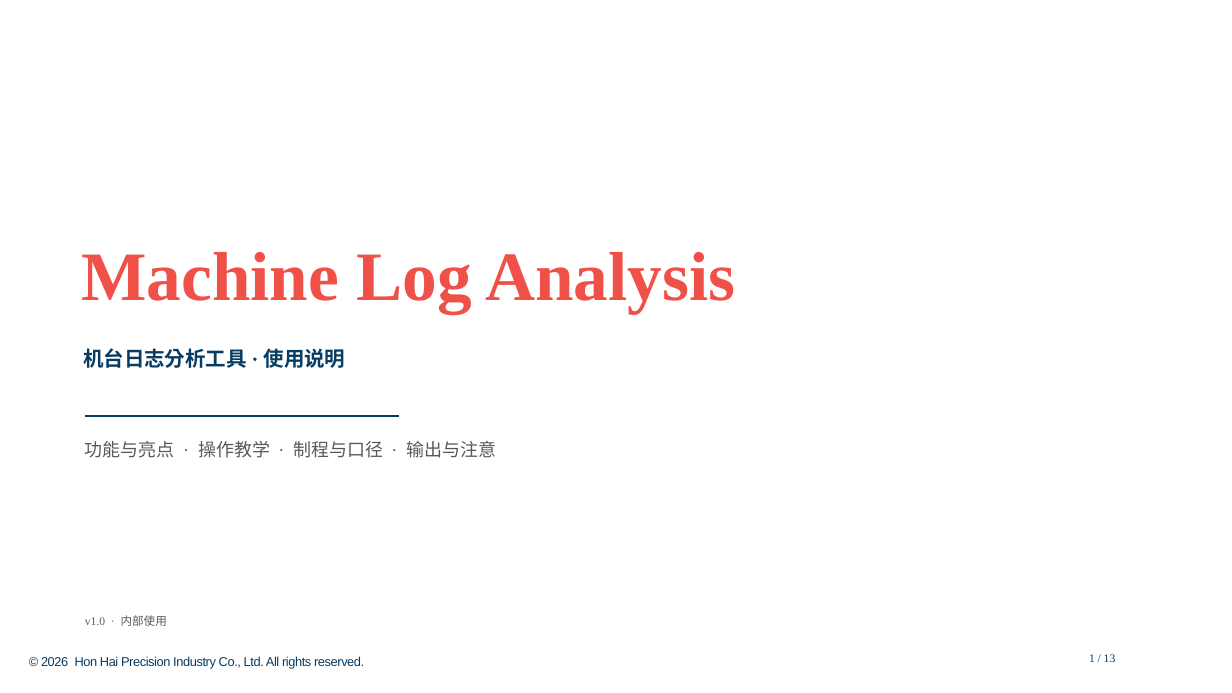
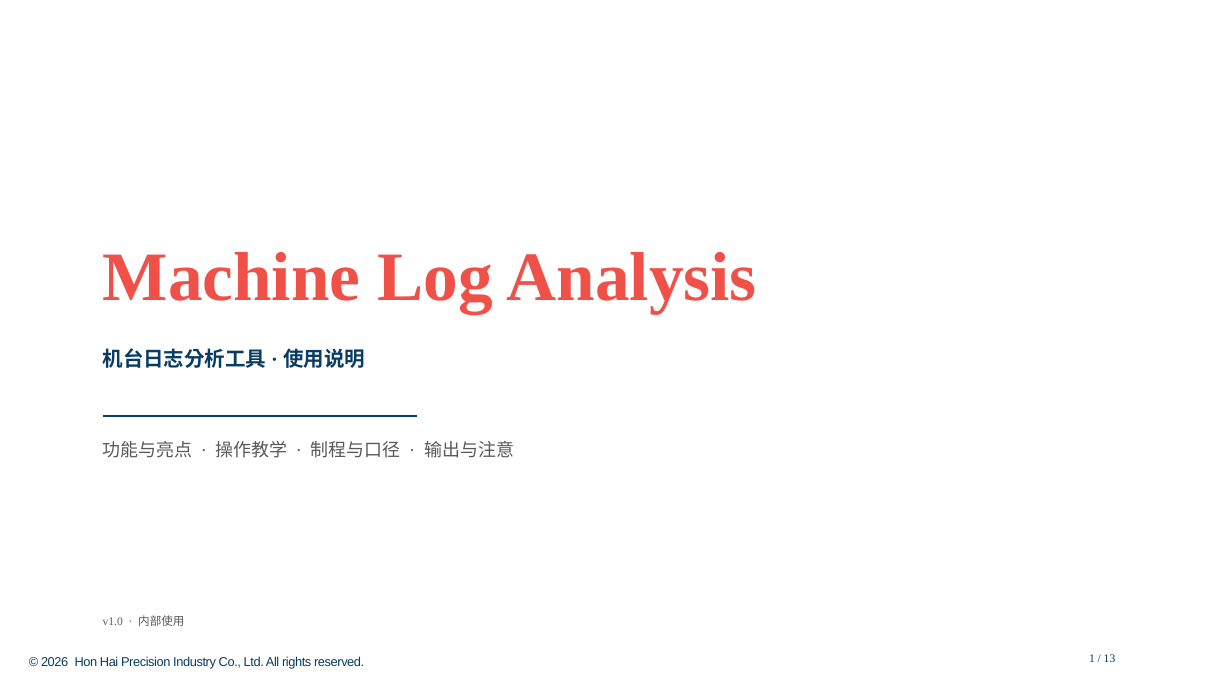
Before and after one commit to Longtianhong88888/MC_LogAnalysis, a slide deck: slide 1 of docs/usage_deck/final/機台log分析使用說明書.pptx. Drawn at 1232x693 pixels with LibreOffice and Linux fonts; fonts in the diff are those of the drawing; background and template pictures are left out. Boxes give left, top, right and bottom in pixels: in the first picture for what was removed or moved away, otherwise in the second. Text is boxed around its words. In the diff, an @@ line names an element or a change of style, - is before the commit and + after.

Commit message:
docs: 使用说明PPT成品包更新（优化版+页面图）

```diff
--- a/docs/usage_deck/final/機台log分析使用說明書.pptx
+++ b/docs/usage_deck/final/機台log分析使用說明書.pptx
@@ 4 texts, 1 line: place and size @@
-4 texts, 1 line at bbox=[81, 252, 735, 626]
+4 texts, 1 line at bbox=[103, 252, 757, 626]
```
Also in this commit, not shown: 3 other slides changed, 17 other files.
